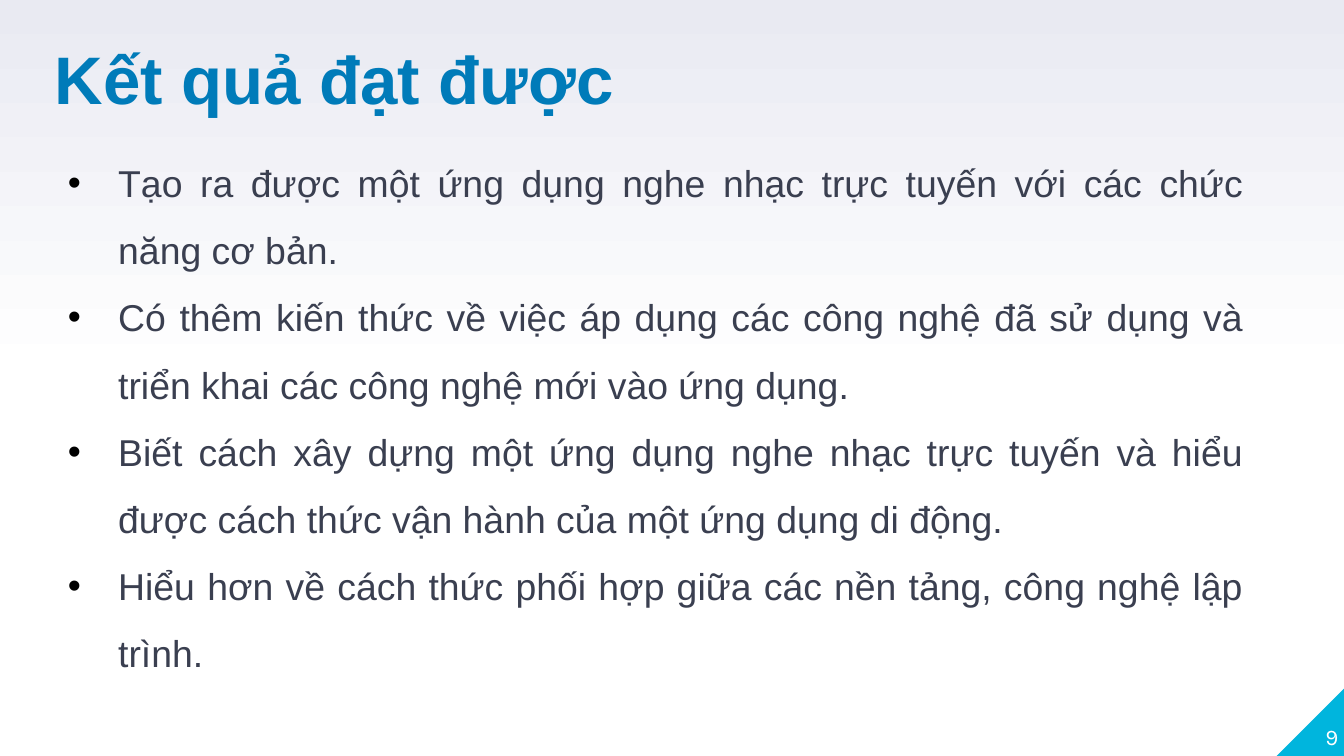
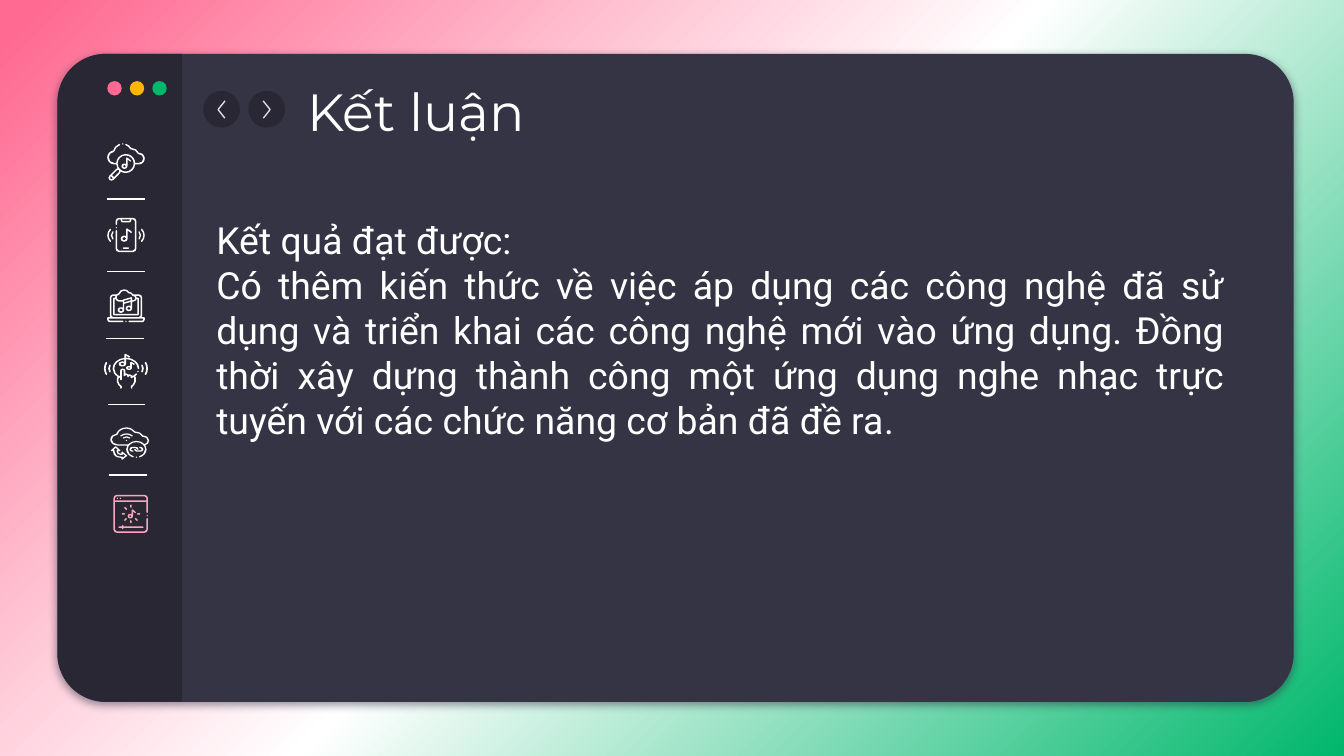
Before and after one commit to namcao502/MUSIC, a slide deck: slide 8 of Document/presentation.pptx (slide 9 before the commit). Drawn at 1344x756 pixels with LibreOffice and Linux fonts; fonts in the diff are those of the drawing. Boxes give left, top, right and bottom in pixels: in the first picture for what was removed or moved away, otherwise in the second. Text is boxed around its words. In the diff, an @@ line names an element or a change of style, - is before the commit and + after.

```diff
--- a/Document/presentation.pptx
+++ b/Document/presentation.pptx
@@ background gradient #FFFFFF to #E9EAF2 to gradient #FF6A92 to #FFFFFF to #00B76C @@
@@ title removed at (x1=55, y1=52, x2=614, y2=117) @@
-Kết quả đạt được
@@ round same rect added at (x1=57, y1=54, x2=182, y2=702), fill #282733 @@
@@ rounded rectangle added at (x1=58, y1=54, x2=1294, y2=702), fill #353445 @@
@@ title added at (x1=307, y1=89, x2=524, y2=141), 28 pt, text #FFFFFF @@
+Kết luận
@@ text at (x1=216, y1=223, x2=1224, y2=442): text changed; font Arial to Roboto; text colour #3A3F50 to #FFFFFF @@
-• Tạo ra được một ứng dụng nghe nhạc trực tuyến với các chức năng cơ bản.
-• Có thêm kiến thức về việc áp dụng các công nghệ đã sử dụng và triển khai các công nghệ mới vào ứng dụng.
-• Biết cách xây dựng một ứng dụng nghe nhạc trực tuyến và hiểu được cách thức vận hành của một ứng dụng di động.
-• Hiểu hơn về cách thức phối hợp giữa các nền tảng, công nghệ lập trình.
+Kết quả đạt được:
+Có thêm kiến thức về việc áp dụng các công nghệ đã sử dụng và triển khai các công nghệ mới vào ứng dụng. Đồng thời xây dựng thành công một ứng dụng nghe nhạc trực tuyến với các chức năng cơ bản đã đề ra.
@@ group added at (x1=106, y1=81, x2=285, y2=323): 17 freeform shapes, 3 ellipses, 2 lines @@
@@ line added from (106, 339) to (144, 339), #FFFFFF 0.75 pt @@
@@ group added at (x1=103, y1=353, x2=149, y2=388): 7 freeform shapes @@
@@ line added from (108, 405) to (145, 405), #FFFFFF 0.75 pt @@
@@ line added from (109, 476) to (146, 476), #FFFFFF 0.75 pt @@
@@ group added at (x1=110, y1=427, x2=149, y2=460): 8 freeform shapes @@
@@ group added at (x1=113, y1=495, x2=148, y2=532): 13 freeform shapes @@
@@ right triangle removed at (x1=1277, y1=687, x2=1344, y2=755) @@
@@ page number removed at (x1=1325, y1=730, x2=1338, y2=746) @@
-9
```
Also in this commit, not shown: 5 other slides changed, 7 slides added, 5 slides removed, 2 other files.
